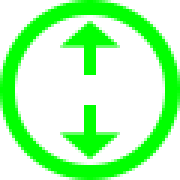
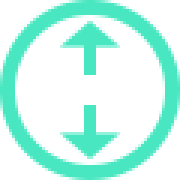
Layer changes from the first (180, 180) image to the second:
painted on "Shape 1" (1st of 2) over [60, 105, 120, 159]
painted on "Shape 1" (2nd of 2) over [60, 21, 120, 75]
painted on "Ellipse 1" over [0, 0, 180, 180]
